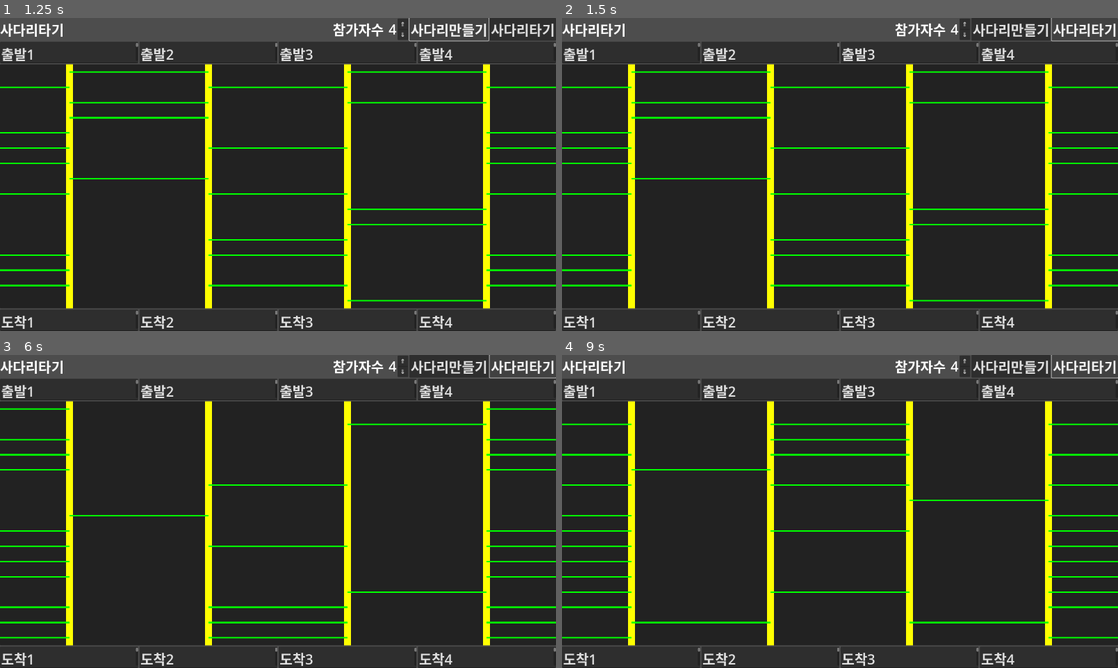
Above: before the commit, frames 1-4 (two rows, left to right).
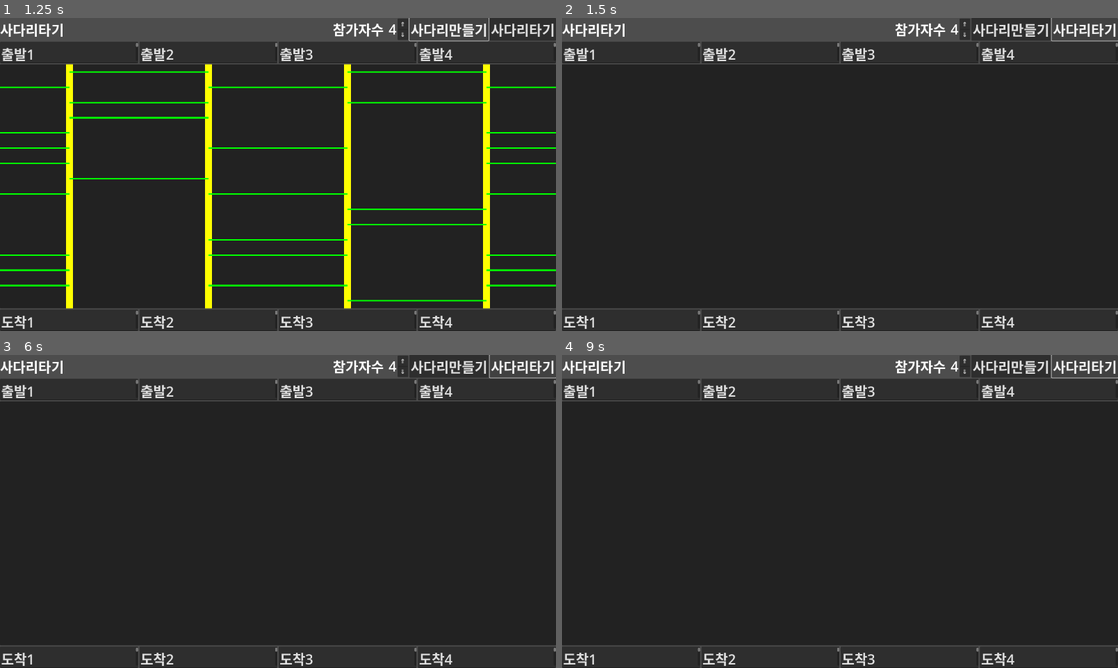
Above: after the commit, the same moments.

Repository: kasworld/gd4laddergame
Game: Godot game, scene res://사다리타기.tscn
Same seed, same stepped clock (60 frames per second), same inputs: the game is played once before the commit and once after it.
Inputs:
- Up to frame 1 (1.25 s): click "사다리만들기" at 0.5 s
- Up to frame 2 (1.5 s): click "사다리타기" at 1.25 s
- Up to frame 3 (6 s): click "⇑" at 2 s; click "⇓" at 2.75 s; click "⇑" at 3.5 s; click "⇓" at 4.25 s; click "사다리만들기" at 5 s; click "사다리타기" at 5.75 s
- Up to frame 4 (9 s): click "⇑" at 6.5 s; click "⇓" at 7.25 s; click "사다리만들기" at 8 s; click "사다리타기" at 8.75 s

Frame 1 is identical in both runs. In frame 2, 7.0% of the frame differs, in the area x 0-100%, y 14-93%; in frame 3, 6.6%; in frame 4, 6.7%.

Commit message:
문제그리기 개선선

Diff:
--- a/사다리타기.gd
+++ b/사다리타기.gd
@@ -9,7 +9,7 @@
 # Array[참가자수][참가자수*4][참가자번호:int*2]
 var 사다리풀이자료 :Array
 
-func 사다리자료_만들기()->void:
+func 사다리자료_만들기() -> void:
 	# 초기화
 	사다리만들기자료 = []
 	사다리풀이자료 = []
@@ -40,7 +40,7 @@
 	$"도착지점들".custom_minimum_size.y = 참가자수.size.y/2
 	참가자수변경()
 
-func 참가자수변경()->void:
+func 참가자수변경() -> void:
 	for n in $"참가자들".get_children():
 		$"참가자들".remove_child(n)
 	for n in $"도착지점들".get_children():
@@ -56,35 +56,49 @@
 		$"도착지점들".add_child(도착지점)
 	사다리자료_만들기()
 	사다리문제.visible = false
+	사다리풀이.visible = false
 
-func 사다리문제그리기()->void:
+func 사다리문제그리기() -> void:
 	for n in 사다리문제.get_children():
 		사다리문제.remove_child(n)
 	var n = 참가자수.get_value()
+	var 간격x = $"사다리들".size.x / n
+	var 간격y = $"사다리들".size.y / n /4
+	var y1 = 0
+	var y2 = $"사다리들".size.y
+
 	for x in n:
-		var 세로줄 = 긴세로줄만들기(x, Color.YELLOW)
+		var 세로줄 = Line2D.new()
+		세로줄.default_color = Color.YELLOW
+		세로줄.width = 간격x/20
+		var xx = x*간격x+간격x/2
+		세로줄.points = [Vector2(xx,y1), Vector2(xx,y2)]
 		사다리문제.add_child(세로줄)
 
 	for y in n*4:
 		for x in n+1:
 			if 사다리만들기자료[x%n][y]:
-				var 가로줄 = 가로줄만들기(x,y,Color.GREEN)
+				var 가로줄 = Line2D.new()
+				가로줄.default_color = Color.GREEN
+				가로줄.width = 간격y/10
+				var x1 = x*간격x-간격x/2
+				var x2 = x*간격x+간격x/2
+				var yy = y*간격y+간격y/2
+				가로줄.points = [Vector2(x1,yy), Vector2(x2,yy)]
 				사다리문제.add_child(가로줄)
 
 	사다리문제.visible = true
 
-func 긴세로줄만들기(x :int, co :Color)->Line2D:
-	var n =  참가자수.get_value()
+func 사다리풀이그리기() -> void:
+	for n in 사다리문제.get_children():
+		사다리문제.remove_child(n)
+	var n = 참가자수.get_value()
 	var 간격x = $"사다리들".size.x / n
-	var 세로줄 = Line2D.new()
-	세로줄.default_color = co
-	세로줄.width = 간격x/20
-	var xx = x*간격x+간격x/2
-	var y1 = 0
-	var y2 = $"사다리들".size.y
-	세로줄.add_point(Vector2(xx,y1))
-	세로줄.add_point(Vector2(xx,y2))
-	return 세로줄
+	var 간격y = $"사다리들".size.y / n /4
+
+
+	사다리문제.visible = false
+	사다리풀이.visible = true
 
 func 세로줄만들기(x :int, y:int, co :Color)->Line2D:
 	var n =  참가자수.get_value()
@@ -100,7 +114,7 @@
 	세로줄.add_point(Vector2(xx,y2))
 	return 세로줄
 
-func 가로줄만들기(x :int, y:int, co :Color)->Line2D:
+func 가로줄만들기(x :int, y:int, co :Color) -> Line2D:
 	var n =  참가자수.get_value()
 	var 간격x = $"사다리들".size.x / n
 	var 간격y = $"사다리들".size.y / n /4
@@ -121,4 +135,4 @@
 	사다리문제그리기()
 
 func _on_풀기단추_pressed() -> void:
-	pass # Replace with function body.
+	사다리풀이그리기()
